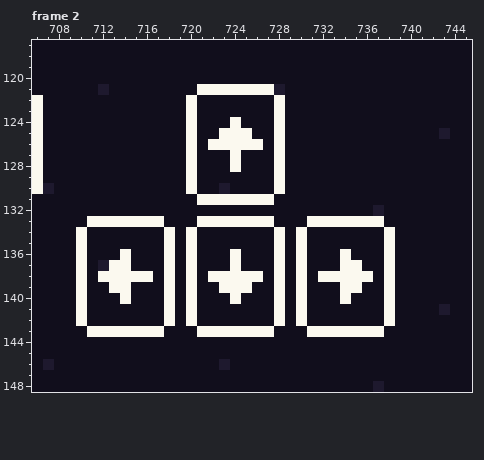
Pixel-art file, stored at assets/images/scratch/scratch.aseprite. The picture above is the old version.
896x160 pixels, 2 frames. Colours within 5 levels of each other are drawn and written as one. Shown: frame 2: x 706..745, y 117..148.
New version:
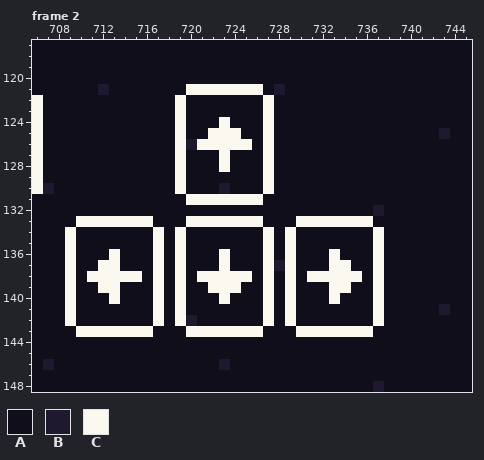
Palette (. is transparent): A #110e1c  B #1e192e  C #fbf9ef
From old to new:
--- frame 2, layer "characters"
@@ x 706..745 @@
 120 AAAAAAAAAAAAAAAAAAAAAAAAAAAAAAAAAAAAAAAA
-121 AAAAAABAAAAAAAACCCCCCCBAAAAAAAAAAAAAAAAA
-122 CAAAAAAAAAAAAACAAAAAAACAAAAAAAAAAAAAAAAA
-123 CAAAAAAAAAAAAACAAAAAAACAAAAAAAAAAAAAAAAA
-124 CAAAAAAAAAAAAACAAACAAACAAAAAAAAAAAAAAAAA
-125 CAAAAAAAAAAAAACAACCCAACAAAAAAAAAAAAAABAA
-126 CAAAAAAAAAAAAACACCCCCACAAAAAAAAAAAAAAAAA
-127 CAAAAAAAAAAAAACAAACAAACAAAAAAAAAAAAAAAAA
-128 CAAAAAAAAAAAAACAAACAAACAAAAAAAAAAAAAAAAA
-129 CAAAAAAAAAAAAACAAAAAAACAAAAAAAAAAAAAAAAA
-130 CBAAAAAAAAAAAACAABAAAACAAAAAAAAAAAAAAAAA
-131 AAAAAAAAAAAAAAACCCCCCCAAAAAAAAAAAAAAAAAA
+121 AAAAAABAAAAAAACCCCCCCABAAAAAAAAAAAAAAAAA
+122 CAAAAAAAAAAAACAAAAAAACAAAAAAAAAAAAAAAAAA
+123 CAAAAAAAAAAAACAAAAAAACAAAAAAAAAAAAAAAAAA
+124 CAAAAAAAAAAAACAAACAAACAAAAAAAAAAAAAAAAAA
+125 CAAAAAAAAAAAACAACCCAACAAAAAAAAAAAAAAABAA
+126 CAAAAAAAAAAAACBCCCCCACAAAAAAAAAAAAAAAAAA
+127 CAAAAAAAAAAAACAAACAAACAAAAAAAAAAAAAAAAAA
+128 CAAAAAAAAAAAACAAACAAACAAAAAAAAAAAAAAAAAA
+129 CAAAAAAAAAAAACAAAAAAACAAAAAAAAAAAAAAAAAA
+130 CBAAAAAAAAAAACAAABAAACAAAAAAAAAAAAAAAAAA
+131 AAAAAAAAAAAAAACCCCCCCAAAAAAAAAAAAAAAAAAA
 132 AAAAAAAAAAAAAAAAAAAAAAAAAAAAAAABAAAAAAAA
-133 AAAAACCCCCCCAAACCCCCCCAAACCCCCCCAAAAAAAA
-134 AAAACAAAAAAACACAAAAAAACACAAAAAAACAAAAAAA
-135 AAAACAAAAAAACACAAAAAAACACAAAAAAACAAAAAAA
-136 AAAACAAACAAACACAAACAAACACAAACAAACAAAAAAA
-137 AAAACABCCAAACACAAACAAACACAAACCAACAAAAAAA
-138 AAAACACCCCCACACACCCCCACACACCCCCACAAAAAAA
-139 AAAACAACCAAACACAACCCAACACAAACCAACAAAAAAA
-140 AAAACAAACAAACACAAACAAACACAAACAAACAAAAAAA
-141 AAAACAAAAAAACACAAAAAAACACAAAAAAACAAAABAA
-142 AAAACAAAAAAACACAAAAAAACACAAAAAAACAAAAAAA
-143 AAAAACCCCCCCAAACCCCCCCAAACCCCCCCAAAAAAAA
+133 AAAACCCCCCCAAACCCCCCCAAACCCCCCCAAAAAAAAA
+134 AAACAAAAAAACACAAAAAAACACAAAAAAACAAAAAAAA
+135 AAACAAAAAAACACAAAAAAACACAAAAAAACAAAAAAAA
+136 AAACAAACAAACACAAACAAACACAAACAAACAAAAAAAA
+137 AAACAACCAAACACAAACAAACBCAAACCAACAAAAAAAA
+138 AAACACCCCCACACACCCCCACACACCCCCACAAAAAAAA
+139 AAACAACCAAACACAACCCAACACAAACCAACAAAAAAAA
+140 AAACAAACAAACACAAACAAACACAAACAAACAAAAAAAA
+141 AAACAAAAAAACACAAAAAAACACAAAAAAACAAAAABAA
+142 AAACAAAAAAACACBAAAAAACACAAAAAAACAAAAAAAA
+143 AAAACCCCCCCAAACCCCCCCAAACCCCCCCAAAAAAAAA
 144 AAAAAAAAAAAAAAAAAAAAAAAAAAAAAAAAAAAAAAAA
Pixel boxes of the changes (left, top, right, bottom) in both pictures:
changed: (65, 84, 395, 337)
